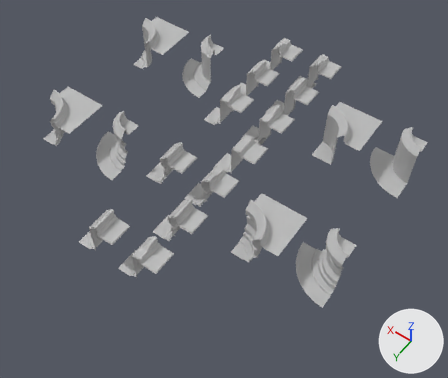
Renders of the FBX model Assets/Models/Arena/wall_low_001 (1).fbx from each side of a commit.
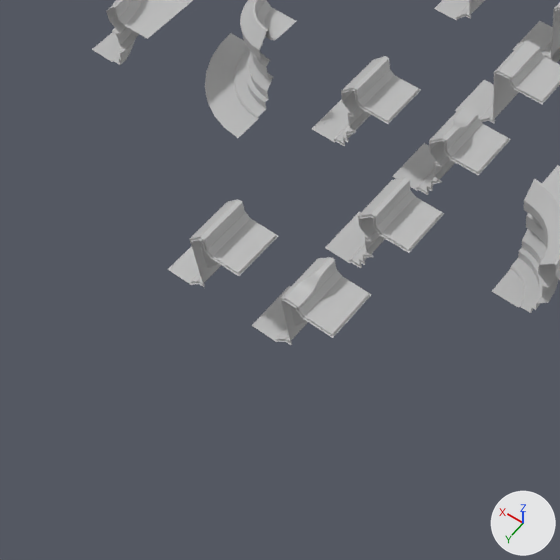
Old and new are each drawn whole from a 50 mm camera at (-8.13, 20.41, 20.02) aimed at (0.76, 7.95, 0.44) and again close up on the part from 0% to 59% of the width and 31% to 100% of the height. Every picture has the same lights, and +X, +Y and +Z are marked at lower right. Where no turn or scale is listed for an object, it has been applied to the vertices.

Objects in the first close-up: 'MSH_Wall_1x2_asset_07_02', 'MSH_Wall_1x2_asset_08_01', 'MSH_Wall_1x2_asset_09_01', 'MSH_Wall_1x2_asset_10_01', 'MSH_Wall_1x2_asset_10_02', 'MSH_Wall_1x2_asset_11_01', 'MSH_Wall_1x2_asset_11_02', 'MSH_Wall_1x2_asset_12_01', 'MSH_Wall_2x2_asset_04_01', 'MSH_Wall_2x2_asset_07_01', 'MSH_Wall_2x2_asset_07_02', 'MSH_Wall_2x2_asset_08_01'.
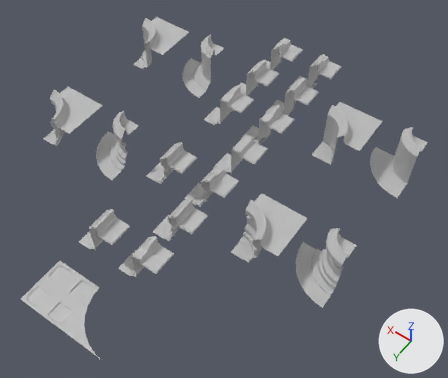
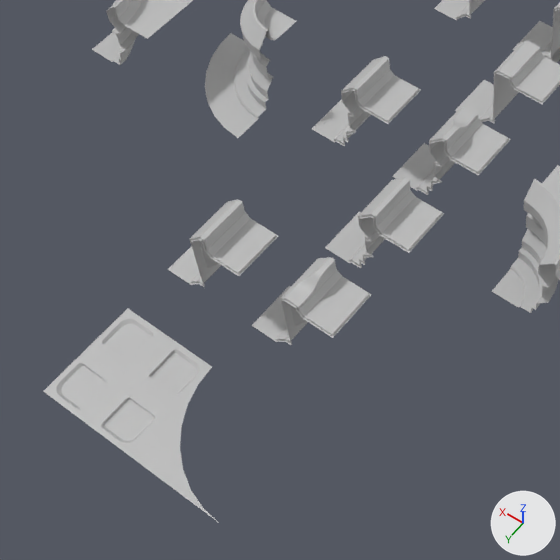
Pixel boxes (x1, y1, x2, y2) of what changed, in the close-ups (560 x 560 px):
'MSH_Ground_2x2_asset_13_02', added: after (43, 309, 212, 455)
'MSH_Ground_2x2_asset_13_01', added: after (129, 371, 219, 523)

The change, as a list of edits to the scene's bpy script:
```text
Add mat_lambert4:
    mat_lambert4 = principled_material('lambert4')
    mat_lambert4.base_color = (0.5, 0.5, 0.5)  # grey #bcbcbc
Add me_mesh_037_1:
    me_mesh_037_1.from_pydata(...)  # 169 vertices, 328 faces; spans x 0.0..2.0, y 0.0..2.0, z -0.05..0.0
    me_mesh_037_1.materials.append(mat_lambert4)  # grey #bcbcbc
Add me_mesh_034_1:
    me_mesh_034_1.from_pydata([(2.0, 0.0, 0.0), (1.96, 0.39, 0.0), (1.66, 1.11, 0.0), (1.41, 1.41, 0.0), (1.11, 1.66, 0.0), (0.77, 1.85, 0.0), (0.39, 1.96, 0.0), (0.0, 2.0, 0.0), (2.0, 2.0, 0.0), (1.85, 0.77, 0.0), (0.0, 2.0, 0.0)], [], [(0, 8, 1), (1, 8, 9), (9, 8, 2), (2, 8, 3), (3, 8, 4), (4, 8, 5), (5, 8, 6), (8, 10, 6), (10, 7, 6)])
    me_mesh_034_1.materials.append(mat_lambert4)  # grey #bcbcbc
Add ob_msh_ground_2x2_asset_13_02:
    ob_msh_ground_2x2_asset_13_02 = bpy.data.objects.new('MSH_Ground_2x2_asset_13_02', me_mesh_037_1)
    ob_msh_ground_2x2_asset_13_02.location = (2.0, 14.0, 0.0)
Add ob_msh_ground_2x2_asset_13_01:
    ob_msh_ground_2x2_asset_13_01 = bpy.data.objects.new('MSH_Ground_2x2_asset_13_01', me_mesh_034_1)
    ob_msh_ground_2x2_asset_13_01.location = (0.0, 14.0, 0.0)
```
